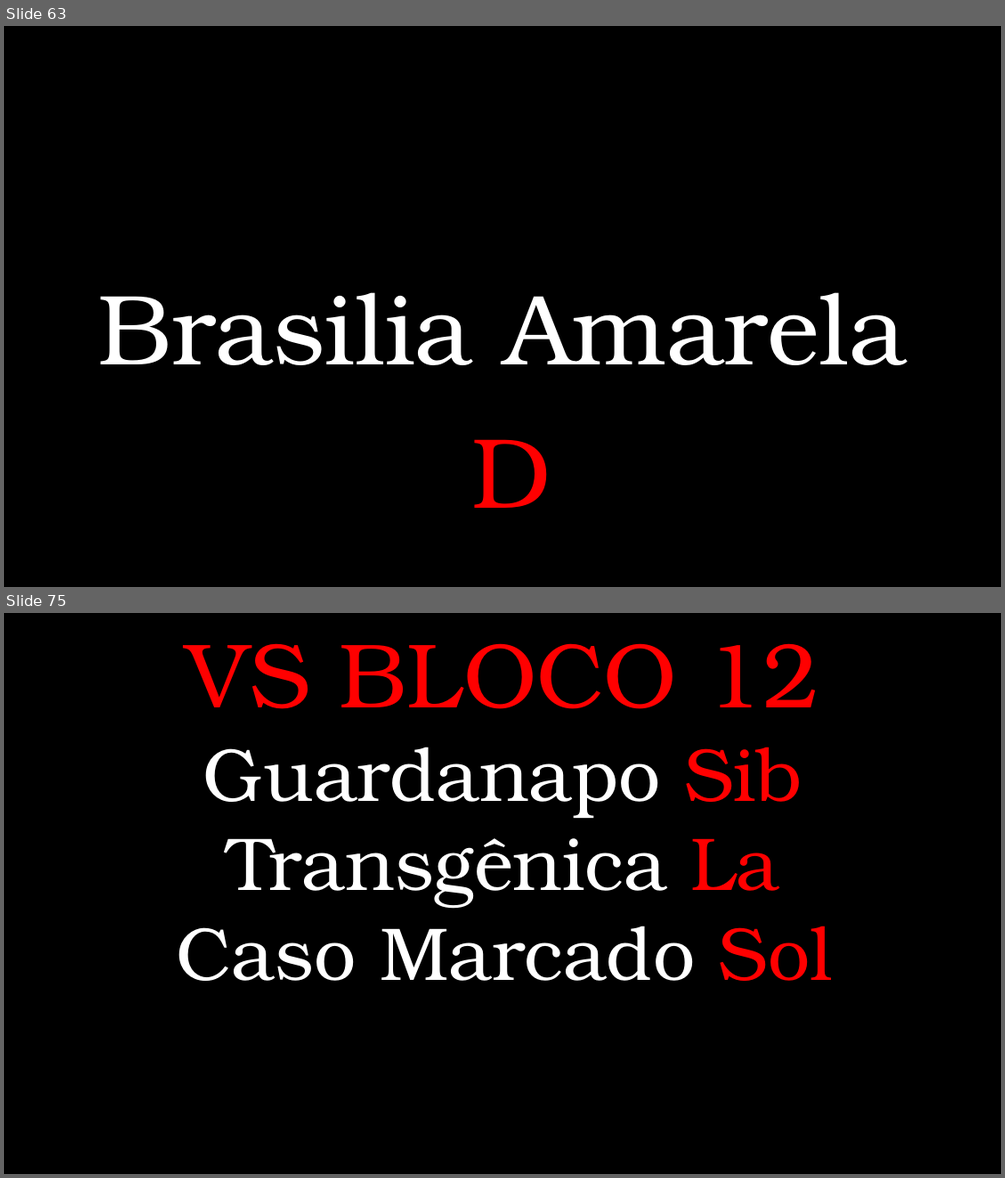
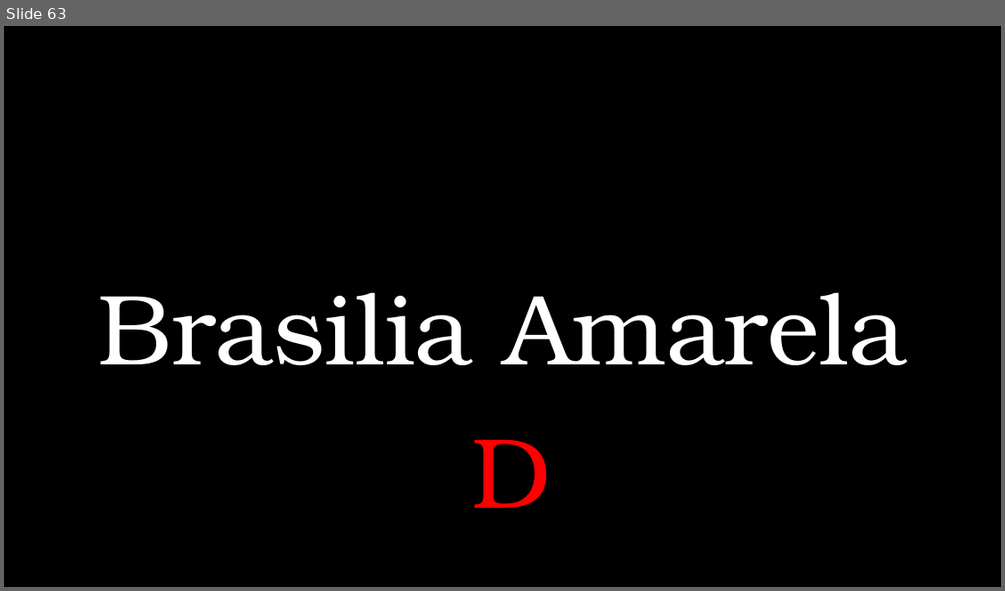
Before and after one commit to ArthurPiratuba/vs-rota, a slide deck: REPERTÓRIO/Repertório Rota do Chopp.pptx. Shown one above the other, each under a label of ours: slides 63 and 75 before the commit, slide 63 after it; the slides between them are not shown. The pictures are 1005x1178 and 1005x591 pixels, drawn with LibreOffice and Linux fonts; fonts in the diff are those of the drawing; background and template pictures are left out. Boxes give left, top, right and bottom in pixels: in the first picture for what was removed or moved away, otherwise in the second. Text is boxed around its words. In the diff, an @@ line names an element or a change of style, - is before the commit and + after.

```diff
--- a/REPERTÓRIO/Repertório Rota do Chopp.pptx
+++ b/REPERTÓRIO/Repertório Rota do Chopp.pptx
@@ slide 75 removed at <box>4,613,1001,1174</box>, background picture (left out) @@
@@ text removed at <box>177,643,833,981</box> @@
-VS BLOCO 12
-Guardanapo Sib
-Transgênica La
-Caso Marcado Sol
```
Also in this commit, not shown: 32 other slides removed, 10 other files.
